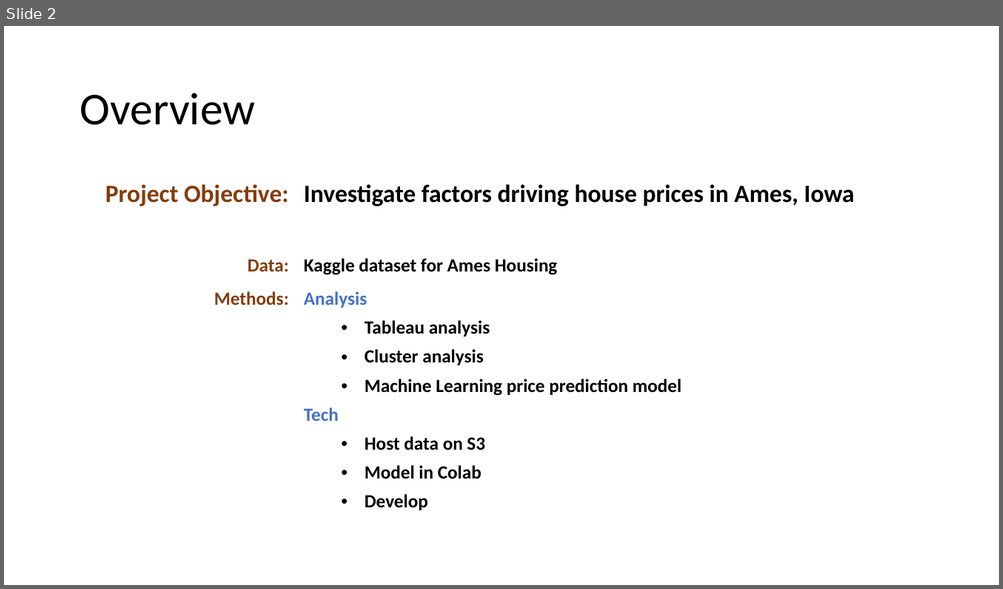
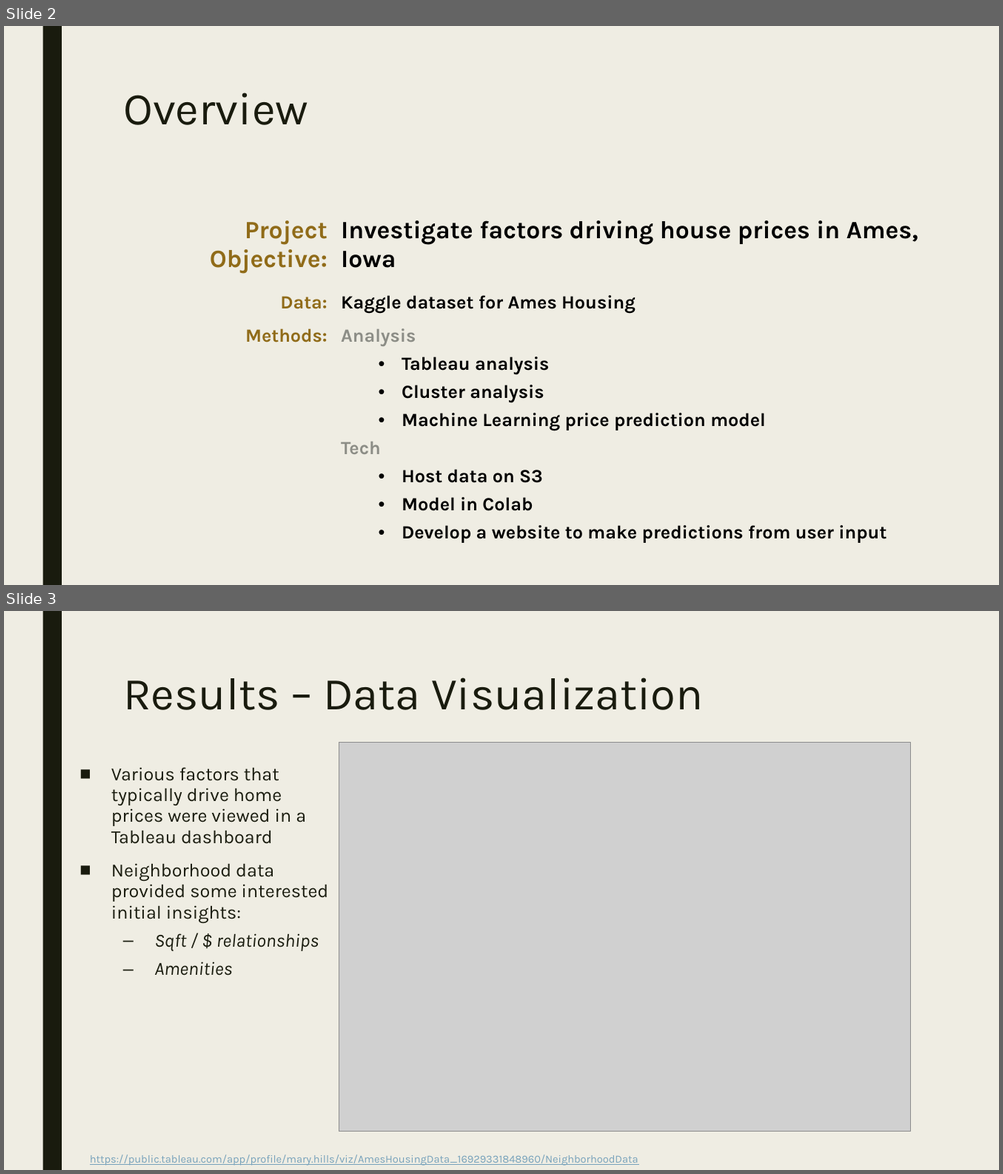
Before and after one commit to jessnguyen9/Ames-Housing-Machine-Learning-Project, a slide deck: Team Presentation.pptx. Shown one above the other, each under a label of ours: slide 2 before the commit, slides 2 and 3 after it. The pictures are 1003x589 and 1003x1174 pixels, drawn with LibreOffice and Linux fonts; fonts in the diff are those of the drawing; grey boxes stand for pictures. Boxes give left, top, right and bottom in pixels: in the first picture for what was removed or moved away, otherwise in the second. Text is boxed around its words. In the diff, an @@ line names an element or a change of style, - is before the commit and + after.

```diff
--- a/Team Presentation.pptx
+++ b/Team Presentation.pptx
@@ slide 3 added at box(4, 611, 999, 1170), background #EFEDE3; not listed: 1 template element that a slide beside it also shows @@
@@ title added at box(123, 678, 703, 710), 44 pt, text #191B0E @@
+Results – Data Visualization
@@ picture added at box(339, 742, 911, 1132) @@
@@ text added at box(111, 767, 329, 976), 18 pt, text #191B0E @@
+■ Various factors that typically drive home prices were viewed in a Tableau dashboard
+■ Neighborhood data provided some interested initial insights:
+  – Sqft / $ relationships
+  – Amenities
@@ text added at box(90, 1155, 638, 1166), 10.5 pt, text #77A2BB, underline @@
+https://public.tableau.com/app/profile/mary.hills/viz/AmesHousingData_16929331848960/NeighborhoodData
@@ slide 2 changed as well @@
@@ background #FFFFFF to #EFEDE3 @@
@@ rectangle added at box(42, 26, 62, 585), fill #191B0E @@
@@ title "Overview": place and size @@
-title "Overview" at box(79, 93, 255, 125)
+title "Overview" at box(123, 93, 308, 125)
@@ title "Overview" at box(123, 93, 308, 125): font Calibri to Karla, text colour #000000 to #191B0E; line spacing 0.9 to 0.89; vertical alignment middle to top @@
@@ table at box(116, 212, 951, 578) @@
-row 3, column 2: Analysis / Tableau analysis / Cluster analysis / Machine Learning price prediction model / Tech / Host data on S3 / Model in Colab / Develop
+row 3, column 2: Analysis / Tableau analysis / Cluster analysis / Machine Learning price prediction model / Tech / Host data on S3 / Model in Colab / Develop a website to make predictions from user input
@@ font Calibri to Karla in "Project Objective:", "Investigate factors driving house prices in Ames, ...", "Data:", "Kaggle dataset for Ames Housing" and 1 more places @@
@@ text colour #843C0B to #906B18 in "Project Objective:", "Data:", "Methods:" @@
@@ borders changed @@
@@ table: place and size @@
-table at box(73, 175, 930, 541)
+table at box(116, 212, 951, 578)
```
Also in this commit, not shown: 3 other slides changed, 5 other slides added, 2 slides removed, 1 other file.
